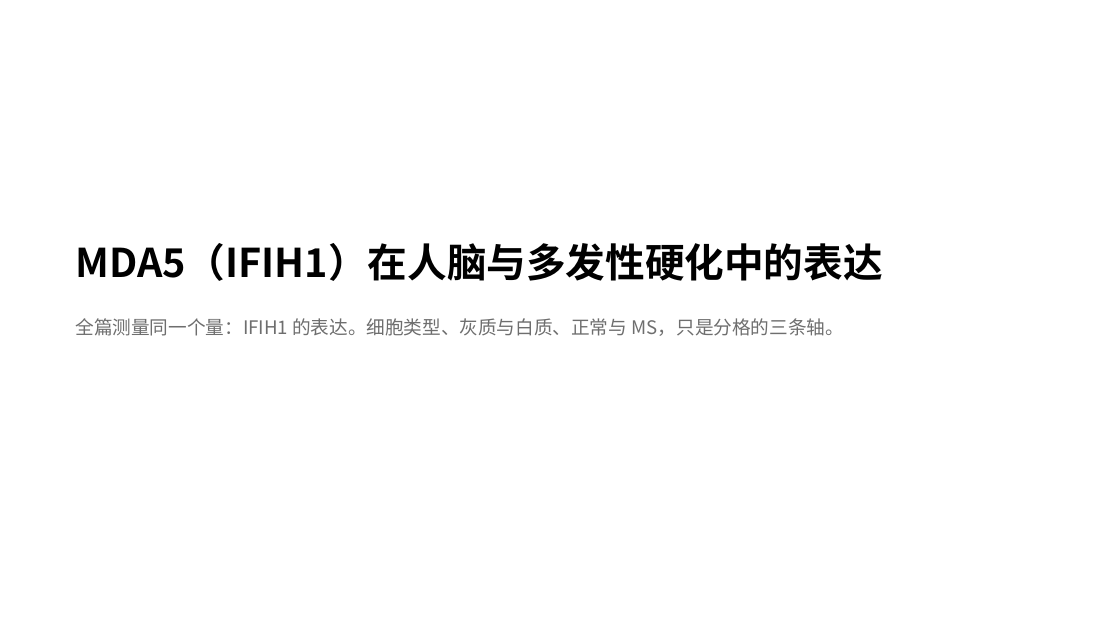
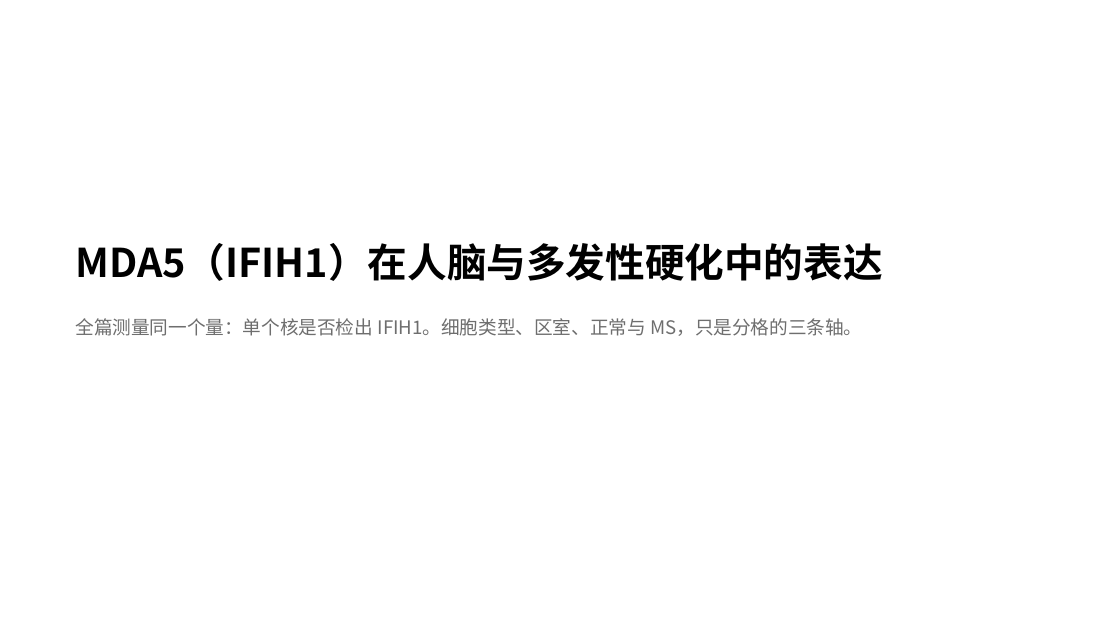
Before and after one commit to 7c96bzczcj-prog/aaa, a slide deck: slide 1 of results/mda5/MDA5_IFIH1_人脑与MS.pptx. Drawn at 1120x630 pixels with LibreOffice and Linux fonts; fonts in the diff are those of the drawing. Boxes give left, top, right and bottom in pixels: in the first picture for what was removed or moved away, otherwise in the second. Text is boxed around its words. In the diff, an @@ line names an element or a change of style, - is before the commit and + after.

```diff
--- a/results/mda5/MDA5_IFIH1_人脑与MS.pptx
+++ b/results/mda5/MDA5_IFIH1_人脑与MS.pptx
@@ text at bbox=[76, 318, 862, 336]: text changed @@
-全篇测量同一个量：IFIH1 的表达。细胞类型、灰质与白质、正常与 MS，只是分格的三条轴。
+全篇测量同一个量：单个核是否检出 IFIH1。细胞类型、区室、正常与 MS，只是分格的三条轴。
```
Also in this commit, not shown: 8 other slides changed, 1 slide added, 13 other files.
